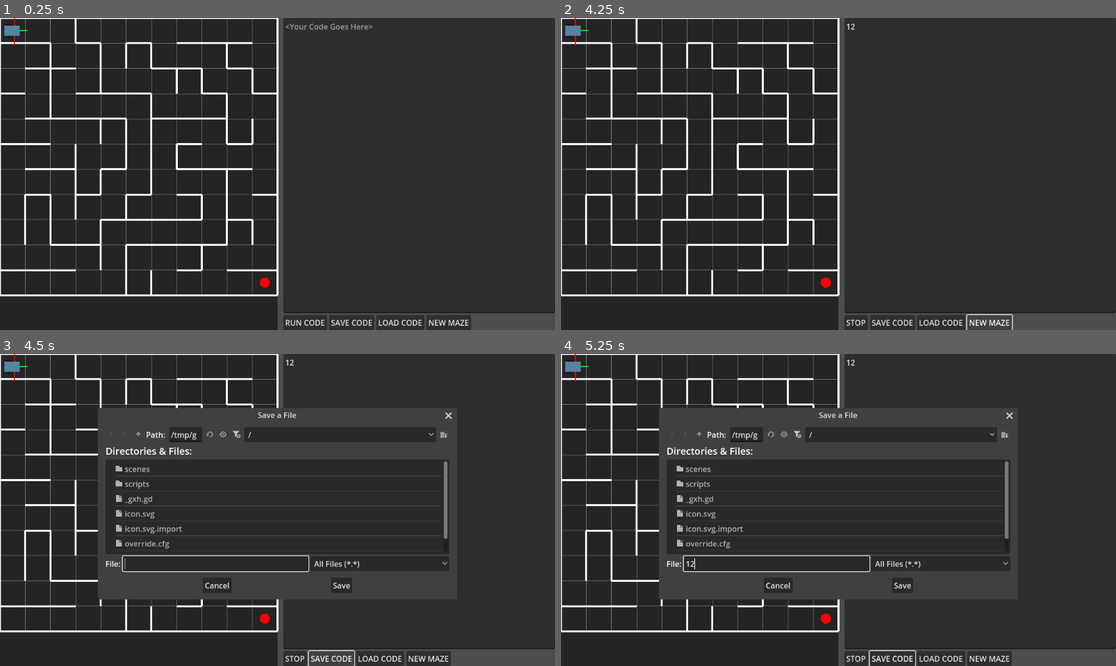
Above: before the commit, frames 1-4 (two rows, left to right).
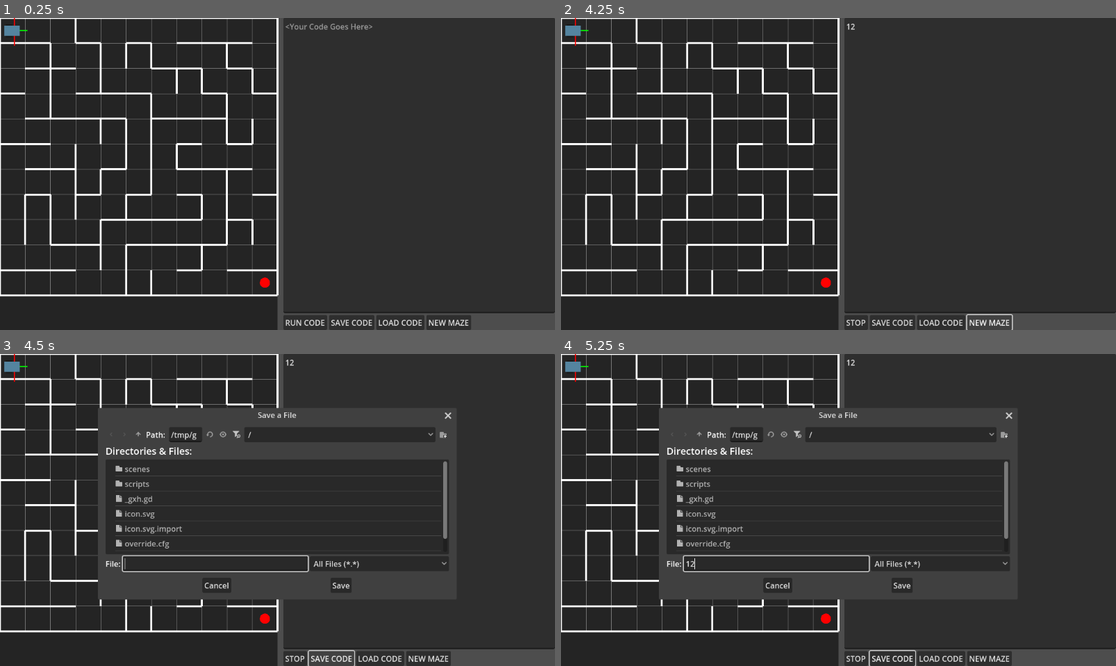
Above: after the commit, the same moments.

Repository: jamesabsolom/micromouse
Game: Godot game, scene res://scenes/main.tscn
Two runs of this game, one before a commit and one after it. Both use one fixed random seed, a clock stepped at 60 frames per second and the inputs below.
Inputs (mouse positions are in pixels of both pictures, inside the frame that each line leads up to):
- Up to frame 1 (0.25 s): no input
- Up to frame 2 (4.25 s): click (982, 164) at 0.52 s; type "12" at 0.6 s; click "RUN CODE" at 1.25 s; click "STOP" at 2 s; click "NEW MAZE" at 2.75 s; click "NEW MAZE" at 3.5 s
- Up to frame 3 (4.5 s): click "SAVE CODE" at 4.25 s
- Up to frame 4 (5.25 s): click (777, 563) at 5.02 s; type "12" at 5.1 s

Frames 1-2 are identical in both runs. In frame 3, 0.2% of the frame differs, in the area x 36-82%, y 18-76%; in frame 4, 0.2%.

Commit message:
added position variable helper and finished simple_move_2 which is my first fully fledged solver

Diff:
--- a/scenes/mouse.gd
+++ /dev/null
@@ -1,43 +0,0 @@
-extends CharacterBody2D
-
-@export var move_speed := 50
-@export var rotation_speed := 90
-@export var move_delay := 0.2  # seconds
-
-func _physics_process(delta):
-	if Input.is_action_pressed("ui_left"):
-		rotation_degrees -= rotation_speed * delta
-	elif Input.is_action_pressed("ui_right"):
-		rotation_degrees += rotation_speed * delta
-
-	var direction = Vector2.RIGHT.rotated(rotation)
-	var motion = Vector2.ZERO
-
-	if Input.is_action_pressed("ui_up"):
-		motion = direction * move_speed
-
-	velocity = motion
-	move_and_slide()
-
-func move_forward():
-	var direction = Vector2.RIGHT.rotated(rotation)
-	position += direction * 10  # Or use velocity for smoother movement
-
-func turn_left():
-	rotation -= deg_to_rad(15)  # Turn 15 degrees left
-
-func turn_right():
-	rotation += deg_to_rad(15)  # Turn 15 degrees right
-
-func read_sensor(name: String) -> bool:
-	match name:
-		"Front Prox":
-			var prox = $FrontProx
-			return prox.is_colliding()
-		"Left Prox":
-			var prox = $LeftProx
-			return prox.is_colliding()
-		"Right Prox":
-			var prox = $RightProx
-			return prox.is_colliding()
-	return false
--- a/scenes/script_runner.gd
+++ /dev/null
@@ -1,21 +0,0 @@
-extends VBoxContainer
-
-@onready var code_editor = $CodeEditor
-@onready var run_button = $HBoxContainer/RunButton
-@onready var stop_button = $HBoxContainer/StopButton
-@onready var interpreter = preload("res://scripts/mouse_interpreter.gd").new()
-
-@export var mouse_path: NodePath  # drag the mouse into this in the Inspector
-
-func _ready():
-	add_child(interpreter)
-	run_button.pressed.connect(_on_run_pressed)
-	stop_button.pressed.connect(_on_Stop_pressed)
-
-func _on_run_pressed():
-	var code = code_editor.text
-	var mouse = get_node(mouse_path)
-	interpreter.run_script(code, mouse)
-
-func _on_Stop_pressed():
-	interpreter.stop()
--- a/scripts/interpreter/interpreter_helper.gd
+++ b/scripts/interpreter/interpreter_helper.gd
@@ -30,6 +30,9 @@
 
 func _resolve_value(var_type: String, raw: String) -> Variant:
 	raw = raw.strip_edges()
+	# literal POSITION → current cell
+	if raw.to_upper() == "POSITION":
+		return interpreter.mouse.get_current_cell()
 	if interpreter.variables.has(raw.to_lower()):
 		var entry = interpreter.variables[raw.to_lower()]
 		if entry["type"] == var_type or entry["type"] == "LIST_" + var_type:
@@ -55,6 +58,10 @@
 	return result
 
 func _convert_value(var_type: String, raw_value: String) -> Variant:
+	# allow POSITION as a VECTOR literal
+	if var_type == "VECTOR" and raw_value.strip_edges().to_upper() == "POSITION":
+		return interpreter.mouse.get_current_cell()
+
 	match var_type:
 		"INT":
 			return int(raw_value)
@@ -70,6 +77,9 @@
 
 func _resolve_position(pos_str: String) -> Vector2i:
 	pos_str = pos_str.strip_edges()
+	# literal POSITION → current cell
+	if pos_str.to_upper() == "POSITION":
+		return interpreter.mouse.get_current_cell()
 	pos_str = pos_str.to_lower()
 	if pos_str.begins_with("{") and pos_str.ends_with("}"):
 		var raw = pos_str.substr(1, pos_str.length() - 2).strip_edges()
@@ -121,7 +131,7 @@
 	if Globals.interpreter_debug_enabled:
 		print_debug("Checking centeredness: pos=", current_pos, " target_center=", center, " dist=", dist)
 
-	return dist < 10.0  # Adjust threshold if needed
+	return dist < 15.0  # Adjust threshold if needed
 
 func _compare_position(mode: String, target_pos: Vector2i) -> bool:
 	var mouse = Globals.mouse_ref
--- a/scripts/interpreter/mouse_interpreter.gd
+++ b/scripts/interpreter/mouse_interpreter.gd
@@ -173,10 +173,11 @@
 
 			"while_centered":
 				var wcount := 0
-				var target = Helper._resolve_position(cmd["target"])
+				var target_str = cmd["target"]         # keep the literal string
 				var neg = cmd["negate"]
 				loop_stack.append({"type": "while_centered", "break": false, "continue": false})
-				while token == _run_id and running and not stop_flag and (Helper._is_centered(target) != neg):
+				# re-resolve on each iteration
+				while token == _run_id and running and not stop_flag and (Helper._is_centered(Helper._resolve_position(target_str)) != neg):
 					if wcount >= max_iterations:
 						push_error("Infinite loop detected — execution aborted.")
 						running = false
@@ -194,8 +195,11 @@
 							continue
 					wcount += 1
 				loop_stack.pop_back()
-				if not neg and token == _run_id and not stop_flag:
-					mouse.snap_to_cell_center(Helper._parse_position(target))
+				# only after a WHILE NOT CENTERED do we snap to the newly-resolved center
+				if neg and token == _run_id and not stop_flag:
+					var final_target = Helper._resolve_position(target_str)
+					mouse.snap_to_cell_center(final_target)
+
 
 			"for_loop":
 				var list_name = cmd["list_name"]
--- a/scripts/interpreter/parser.gd
+++ b/scripts/interpreter/parser.gd
@@ -31,9 +31,19 @@
 		if trimmed == "" or trimmed.begins_with("#"):
 			continue
 		var content := trimmed.to_upper()
-		# Pop finished or same-level blocks
-		while stack.size() > 0 and (indent < stack[-1]["indent"] or(stack[-1]["action"] in BLOCK_TYPES and indent == stack[-1]["indent"])):
-			stack.pop_back()
+
+		while stack.size() > 0:
+			var top = stack[-1]
+			var is_if_waiting_else = top["action"] in ["if", "if_on", "if_facing"] and top.get("state", "body") == "body"
+			var same_level = indent == top["indent"]
+
+			if indent < top["indent"]:
+				stack.pop_back()
+			elif same_level and top["action"] in BLOCK_TYPES and not is_if_waiting_else:
+				stack.pop_back()
+			else:
+				break
+
 		# Determine where to append this command
 		var parent_body: Array
 		if stack.is_empty():
Not shown, removed: scenes/mouse.gd.uid
Not shown, removed: scenes/script_runner.gd.uid
Not shown, changed: example_code/Simple_move
Not shown, changed: example_code/Simple_move_2
Not shown, changed: readme.md
